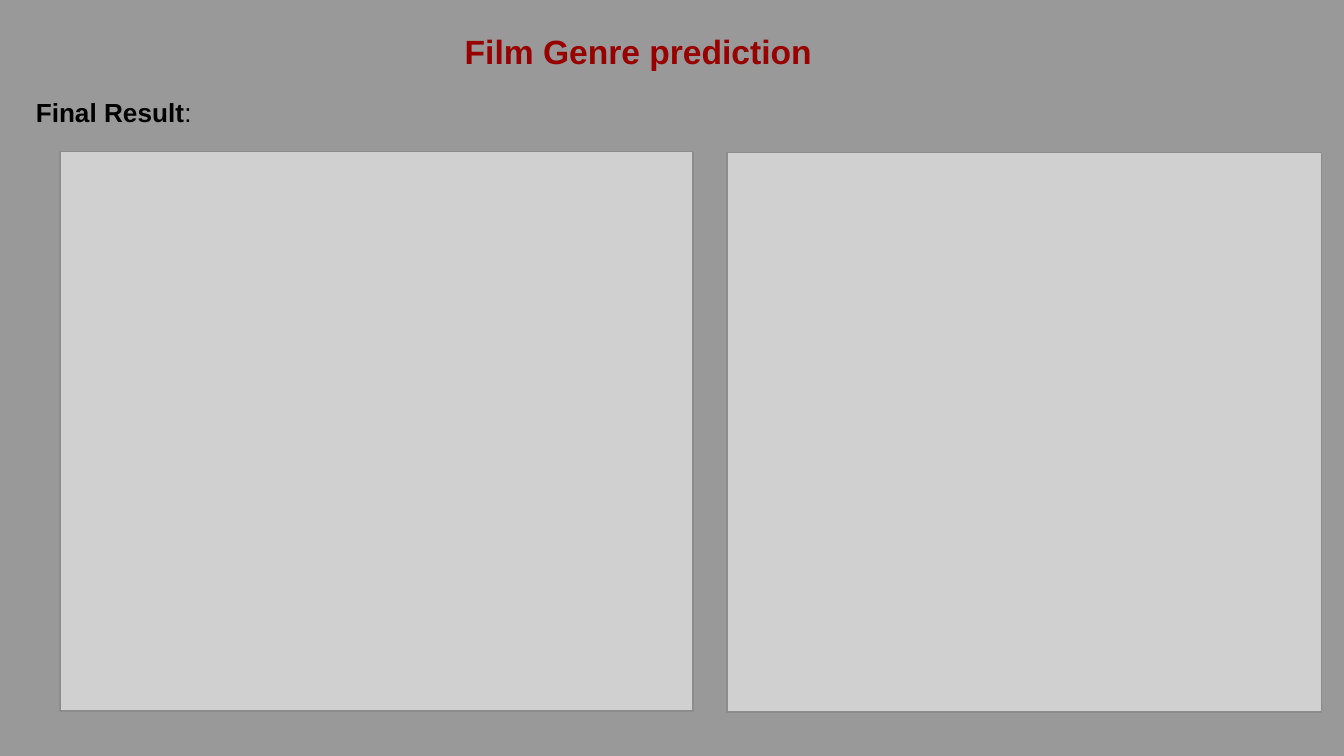
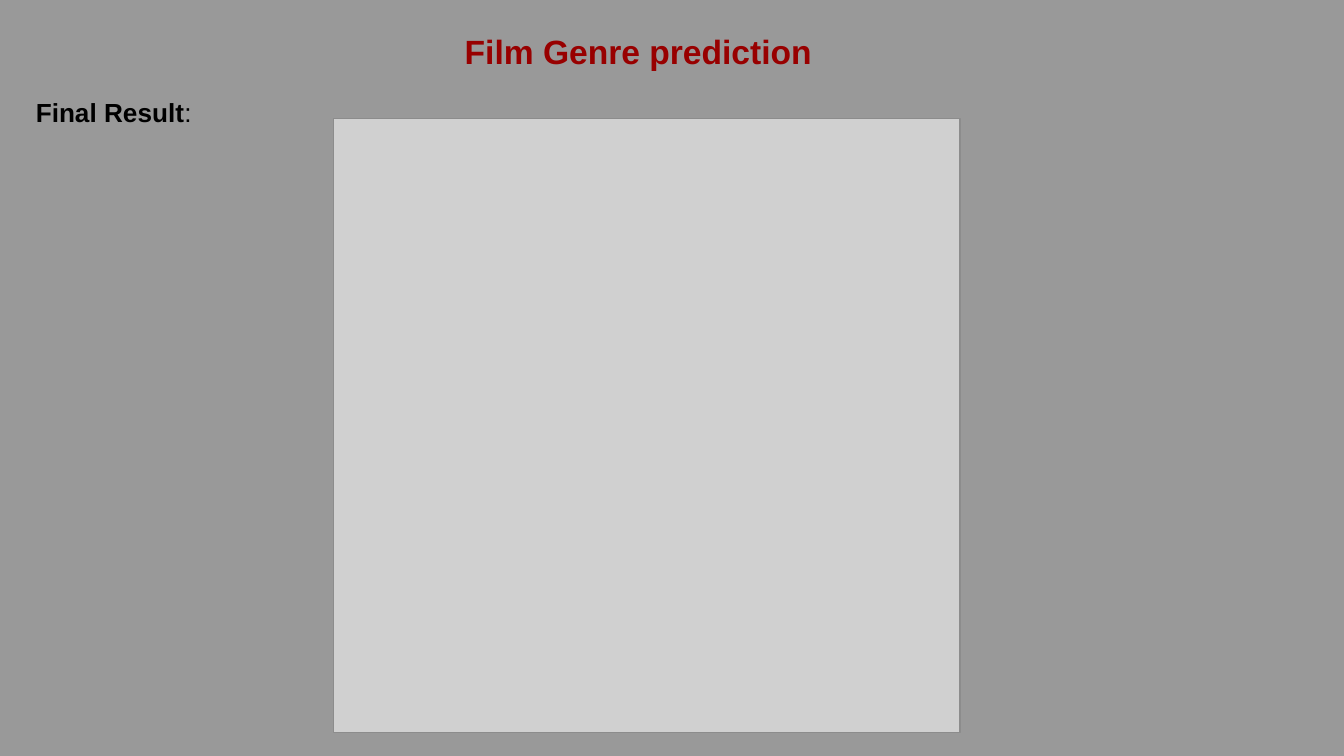
Before and after one commit to Gengatharan1/ds_dvd_rental_analysis, a slide deck: slide 31 of dvd_rental.pptx. Drawn at 1344x756 pixels with LibreOffice and Linux fonts; fonts in the diff are those of the drawing; grey boxes stand for pictures. Boxes give left, top, right and bottom in pixels: in the first picture for what was removed or moved away, otherwise in the second. Text is boxed around its words. In the diff, an @@ line names an element or a change of style, - is before the commit and + after.

```diff
--- a/dvd_rental.pptx
+++ b/dvd_rental.pptx
@@ picture added at <box>333,118,960,732</box> @@
@@ picture removed at <box>60,152,694,711</box> @@
@@ picture removed at <box>727,153,1322,712</box> @@
```
Also in this commit, not shown: 2 slides added, 6 other files.
